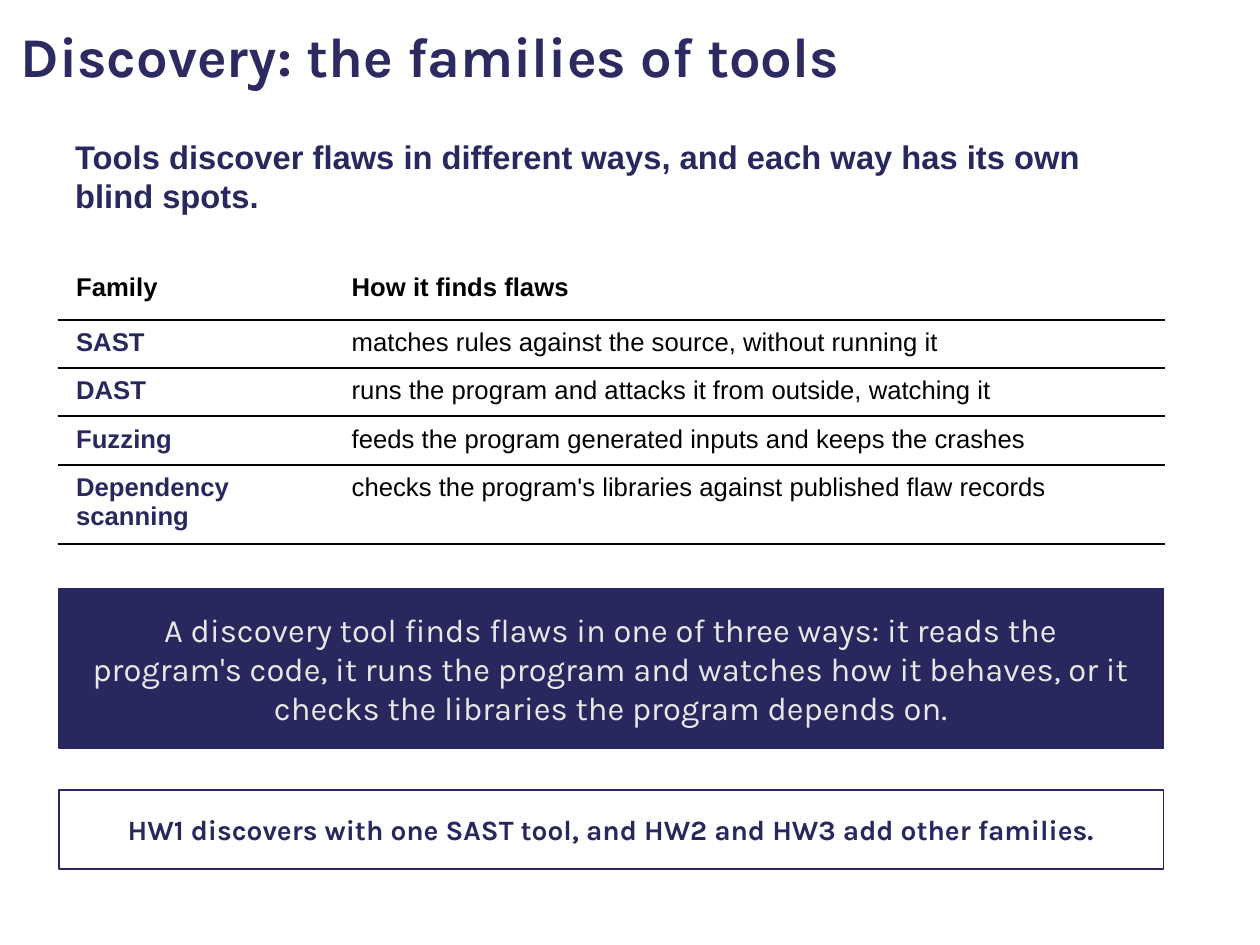
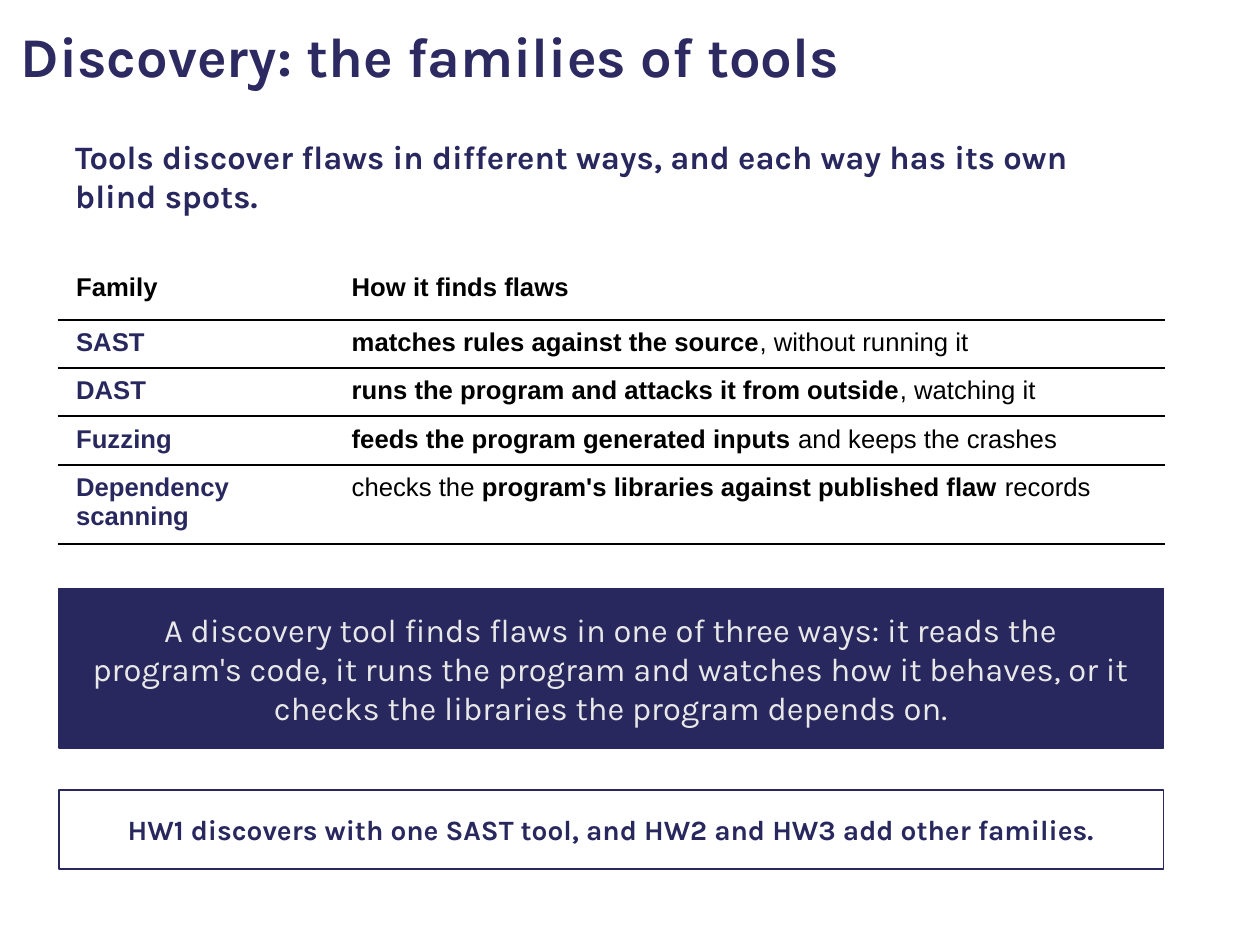
Before and after one commit to comse6998-019/lectures, a slide deck: slide 6 of lecture-3--2026-09-25/lecture3-hw.pptx. Drawn at 1260x945 pixels with LibreOffice and Linux fonts; fonts in the diff are those of the drawing; background and template pictures are left out. Boxes give left, top, right and bottom in pixels: in the first picture for what was removed or moved away, otherwise in the second. Text is boxed around its words. In the diff, an @@ line names an element or a change of style, - is before the commit and + after.

```diff
--- a/lecture-3--2026-09-25/lecture3-hw.pptx
+++ b/lecture-3--2026-09-25/lecture3-hw.pptx
@@ text "Tools discover flaws in different ..." at [75, 145, 1067, 216]: font Arial to Karla @@
@@ table at [59, 264, 1164, 543] @@
@@ bold on in "matches rules against the source,", "runs the program and attacks it from ...", "feeds the program generated inputs", "program's libraries against published flaw" @@
```
Also in this commit, not shown: 27 other slides changed, 1 slide added, 1 slide removed, 13 other files.
